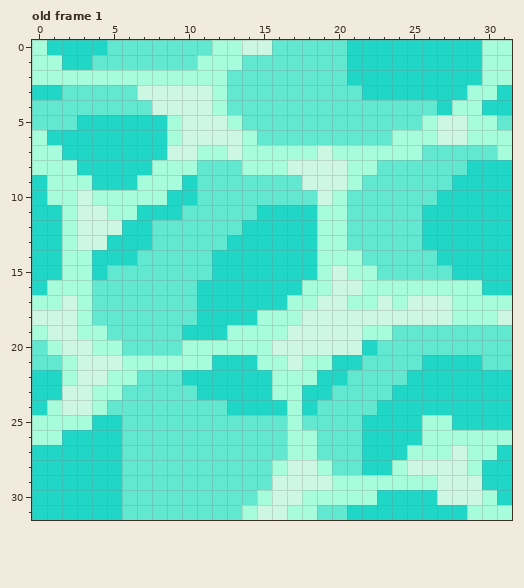
Two states of a pixel-art file, assets/water-tile.aseprite. Above: the version before the commit.
32x32 pixels, 1 frame. Shown: old frame 1. The commit also changed other frames, which this record leaves out.
After:
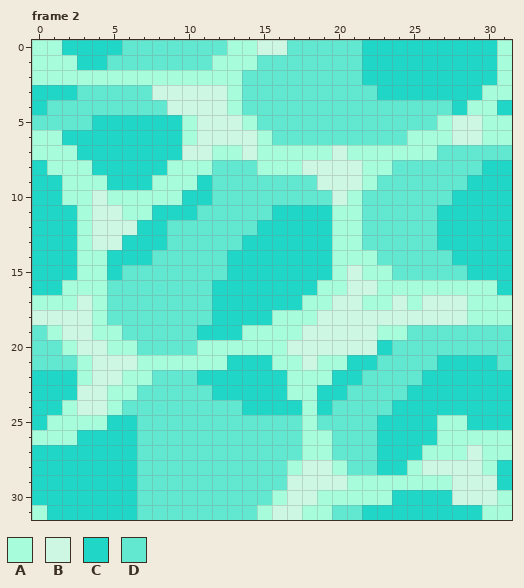
Palette (. is transparent): A #a6fcdb  B #cdf7e2  C #20d6c7  D #62e8d0
A new or re-ordered frame is compared with the old frame closest to it.
Edits made:
frames 1 -> 11
Changed rows in their new state; - is an unchanged pixel.
Frame 2 is new; against old frame 1:
first column x 0:
 0 -A---C------D-A-B----D--------C-
 1 --A-C------D--A------D--------C-
 2 -------------A-------D--------C-
 3 --C----D----BA--------D------C-A
 4 C-------D---BA-------------DC-A-
 5 ---D-----CA--BA-----------DA-B-A
 6 -A-------CA---BA--------D--A-B--
 7 --A------C-B-AB----AB-----A----D
 8 C--A----C--A--D--A---B-A-----D--
 9 -C--A--C--AC------D--BA-----D---
10 -C-AB----A-C-------DBA-----D----
11 --CA-B-A--C----D---C-A----D-----
12 --CA--B-C-----D----C-A----D-----
13 --CA-B--C----D-----C-A----D-----
14 --C-A--C----D------C--A----D----
15 --C-AC------D------CAB-A----D---
16 -C--A------D------C-A-B-------A-
17 --ABA------D-----C-A-B-ABA--B---
18 ---BA------D---C--A---------B--A
19 DA-B-A----D--C---A----B-A-------
20 -DA-B-A---D-----A-----BC--------
21 --DA--B-----A--C-AB-A-C---D---C-
22 --CA-B-A--D-----C--A-C---D------
23 --C-B-A----D----C-A-C---D-------
24 -CA-BA-------D---CAC---D--------
25 C---A-C----------DA---D---C-A---
26 --A---C----------D-A--D---C-----
27 ------C----------D-A--D--C--AB-A
28 ------C---------DA-BA-D-CA---BA-
29 ------C---------D---B------A--B-
30 ------C--------DA-B----A---C--BA
31 A-----C-------DA-B-A-D-------C--
Where, in picture pixels (left, top, right, bottom), the same in both pictures:
changed: (32, 40, 512, 520)
